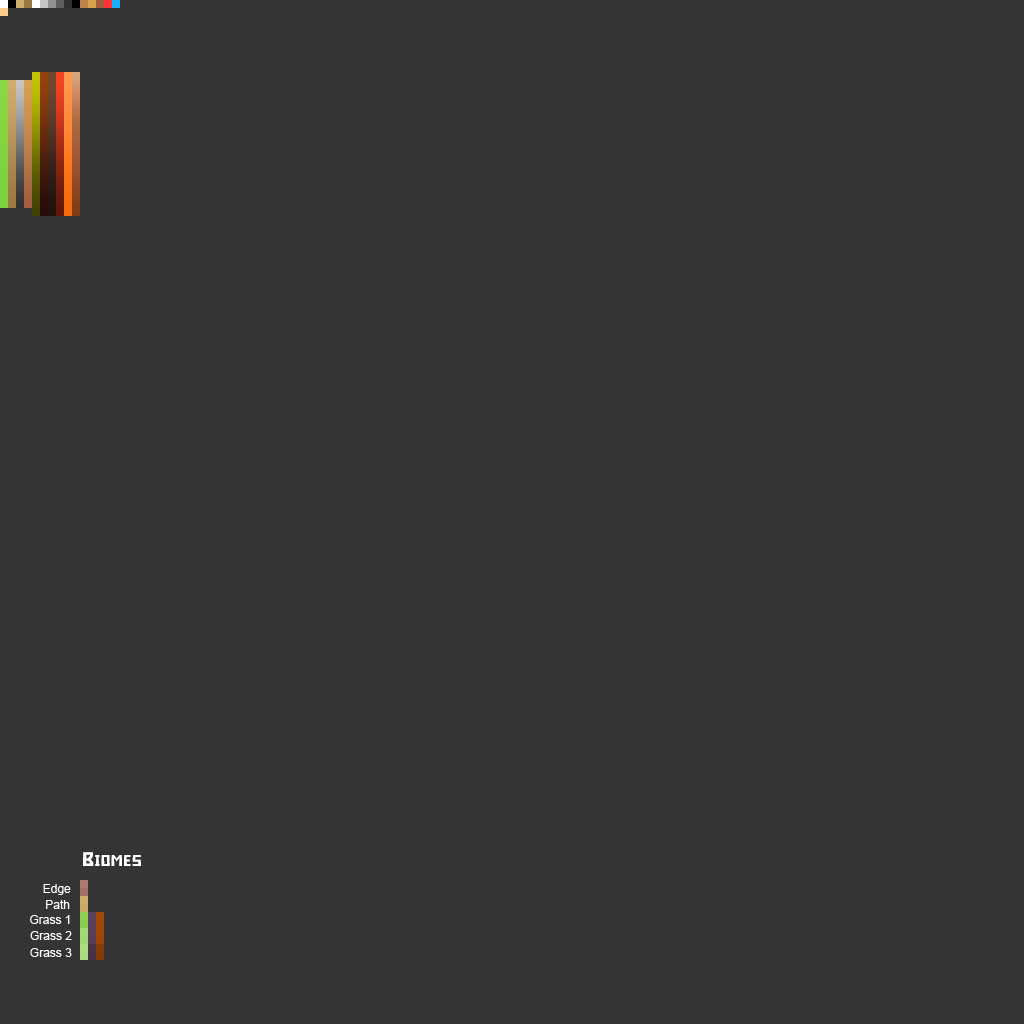
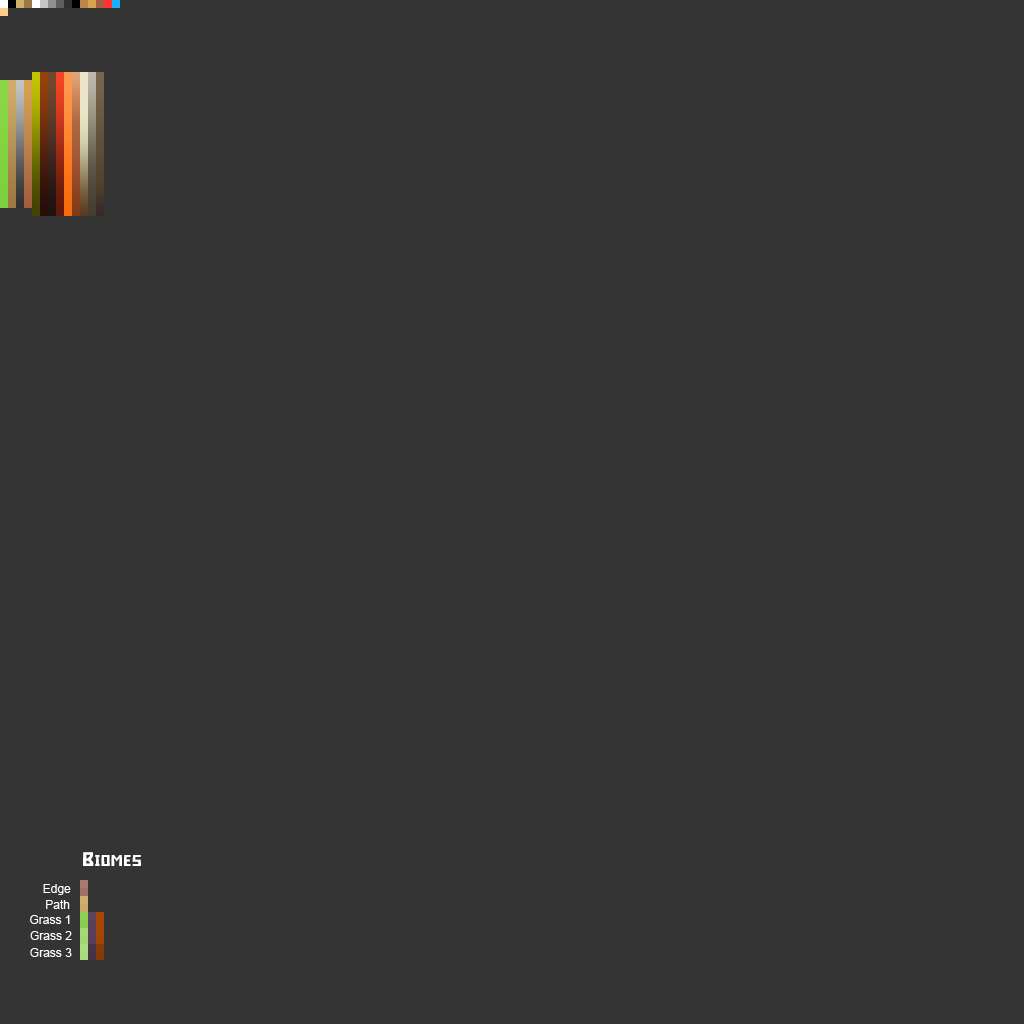
Two versions of the same layered image (1024 × 1024). Layer-by-layer changes:
painted on "Colors" over [80, 72, 104, 216]
painted on "Text" over [80, 72, 104, 216]
